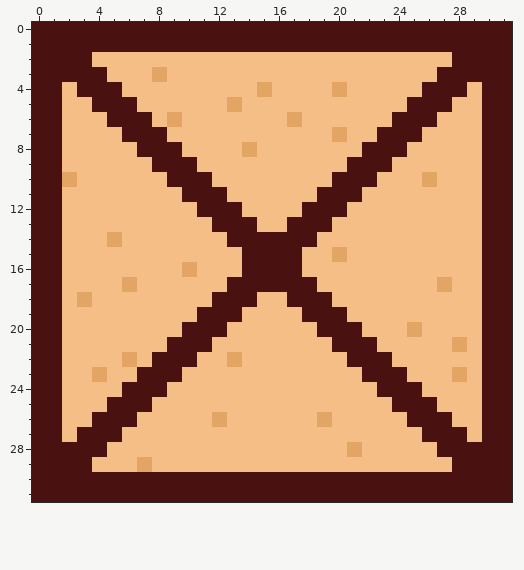
Two versions of one pixel-art sprite, assets/tiles/crate.png. Above: the version before the commit.
The file is 32x32 pixels.
And afterwards:
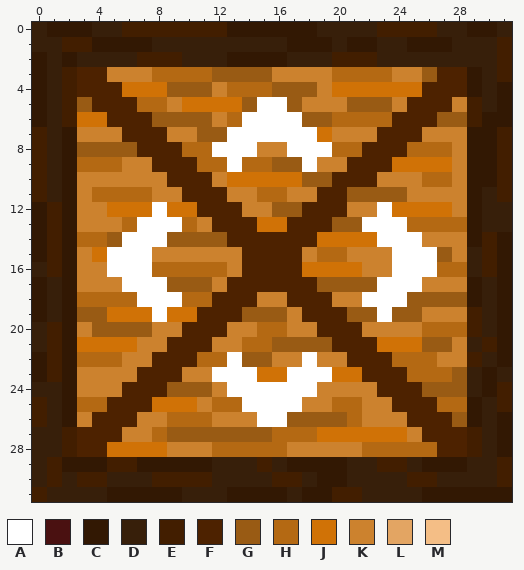
Palette (. is transparent): A #ffffff  B #4a1111  C #321803  D #371f0a  E #421e00  F #4d2200  G #995b14  H #b46913  J #d07206  K #cc822e  L #e3a563  M #f4be86
Changes in this commit:
Changed rows in their new state; - is an unchanged pixel.
first column x 0:
 0 DCCCDDEEEEEEECCCCCCDDDDEEEEDDCCD
 1 DDEECCCCDDDDDDDDDCCCDCCDDCCCDDDE
 2 CDCDDDDEEEDDDCCCCDDDEEEDDDDDDDDE
 3 CDEFFKKKHHHHGGGGKKKKHHHHKKGFFCDE
 4 CDEFFFJJJGGGKHHHGGGKJJJJJJFFFCDC
 5 CDEGFFFHHKJJJJGAAGKKKGGGKFFFKEDC
 6 CDEJJFFFGGGGKHAAAAGGHHHHFFFGGECC
 7 EDCKKKFFFKKGGAAAAAAJKKKFFFKKKCCE
 8 EDCGGGGFFFHHAAAKKAAAHHFFFHHHKCCE
 9 EDCHHHKKFFFHHAHHGGAKKFFFJJJJKCCE
10 EDCKKKKKKFFFKJJJJJGGFFFKKKHHKCCE
11 EDCKHHHHKKFFFKKHHKKFFGGGGKKKKCDE
12 CECKKJJJAJJFFFKKGGFFFKKAJJJJKCDD
13 CECKKKHAAAHKFFFJJFFFGGAAAHHHHCDD
14 CECHHGAAAGGGGFFFFFFJJJJAAAKKKCEC
15 CECKJAAAKKKKKKFFFFKHHKKKAAAGKDEC
16 DECKKAAAHHHHHKFFFFJJJJKKAAAHHDEC
17 CDCKKKAAAGGGKFFFFFFGGGGAAAKKKCDC
18 CDCHHHHAAAHHFFFKKFFFKKAAAGGGGCDC
19 CDCGGJJJAJJFFFGGGKFFFGGAGGKKKEDC
20 DECKGGGGKKFFFKKHHKKFFFKKKKHHHEDC
21 DECJJJJKKFFFKKHHGGGGFFFJJJGGKDEC
22 CECHHHKKFFFHHAGGKKAKKFFFHHHKKEDC
23 CECKKKKFFFKKAAAJJAAAJJFFFHHHGDCD
24 DDCKKKFFFGGGKAAAAAAKKKKFFFGGGDCE
25 EDCHHFFFJJJKHHAAAAKKHHKKFFFHHCDE
26 EDCKFFFKKHHHKKKAAGGGGHKKKFFFGCDC
27 DDEFFFKKHGGGGGGGHHHJJJJJJKFFFEDC
28 DDEFFJJJJKKKHHHHHKKKKKHHHHHFFEDC
29 DECCCEECCCCCDDDEDCCCCDDEEDCCCDDE
30 DEDEEDDDEEEEDDDDEEDCCDDDDEEDDDDE
31 EDDDDCCCCCDDDCCCCDCCEEDDDDCCCCCC
